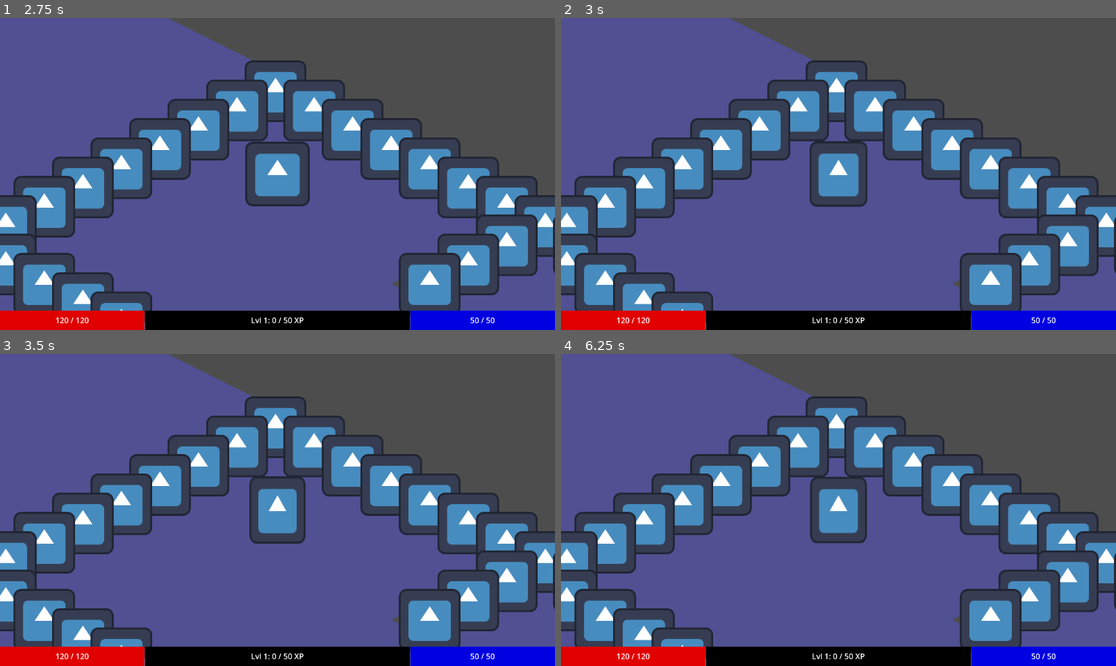
Above: before the commit, frames 1-4 (two rows, left to right).
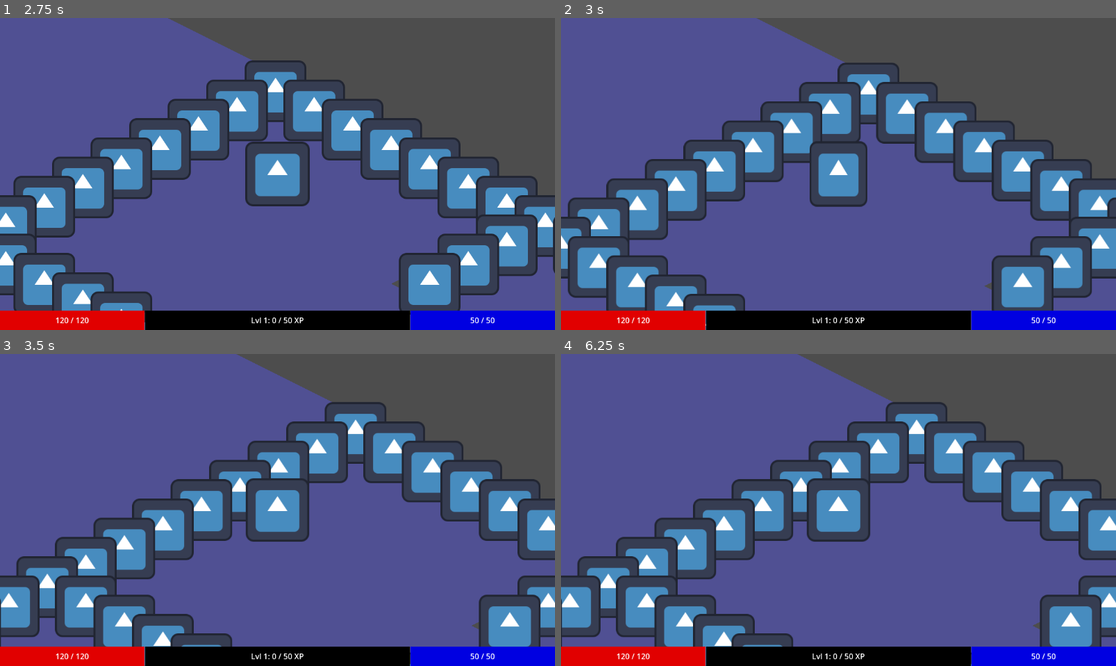
Above: after the commit, the same moments.

Repository: PietPadda/Godot_2D_ARPG
Game: Godot game, scene res://scenes/ui/main_menu.tscn
Two runs of this game, one before a commit and one after it. Both use one fixed random seed, a clock stepped at 60 frames per second and the inputs below. The engine's default icon, where the game draws it, is replaced by a stand-in: a white triangle on a blue panel in a dark square.
Inputs (mouse positions are in pixels of both pictures, inside the frame that each line leads up to):
- Up to frame 1 (2.75 s): click (22, 42) at 0.52 s; type "12" at 0.6 s; click "Host Game" at 1.25 s; tap Enter at 2 s; move the mouse to (399, 158) at 2.02 s; hold E (interact) from 2.03 s (still down); click (399, 158) at 2.17 s
- Up to frame 2 (3 s): tap Space at 2.75 s; move the mouse to (727, 189) at 2.77 s; release E (interact) at 2.78 s; click (727, 189) at 2.85 s
- Up to frame 3 (3.5 s): no input
- Up to frame 4 (6.25 s): move the mouse to (894, 441) at 3.52 s; tap I (toggle_character_sheet) at 3.6, 5.85 s; click (894, 441) at 3.67 s; move the mouse to (938, 369) at 4.27 s; tap E (interact) at 4.35 s; click (938, 369) at 4.42 s; tap Enter at 5 s; move the mouse to (938, 400) at 5.02 s; press the mouse at (938, 400) at 5.03 s; move the mouse to (938, 435) at 5.77 s; release the mouse at (938, 435) at 5.78 s; click (938, 435) at 5.92 s

Frame 1 is identical in both runs. In frame 2, 28% of the frame differs, in the area x 0-100%, y 0-99%; in frame 3, 40%; in frame 4, 40%, in the area x 0-100%, y 0-100%.
Error before the commit: Invalid call. Nonexistent function 'release_tile_reservation' in base 'Node (GridManager)'. (res://scripts/components/grid_movement_component.gd:81)
Error after the commit: Invalid access to property or key 'release_all_but_current_tile' on a base object of type 'Node (GridManager)'. (res://scripts/components/grid_movement_compone…

Commit message:
feat(movement): implement transitional occupation in GridMovementComponent

Diff:
--- a/scripts/components/grid_movement_component.gd
+++ b/scripts/components/grid_movement_component.gd
@@ -31,6 +31,8 @@
 var _current_tile: Vector2i
 # We will create and manage a timer for handling blocked paths.
 var _repath_timer: Timer
+# We need to remember the tile we just left, so we can release it.
+var _previous_tile: Vector2i
 
 func _ready() -> void:
 	# We must wait a frame for the multiplayer authority to be assigned.
@@ -40,6 +42,8 @@
 	if owner.is_multiplayer_authority():
 		# Initial position update when the character first enters the scene.
 		_current_tile = Grid.world_to_map(owner.global_position)
+		# Set the previous tile to our starting tile initially.
+		_previous_tile = _current_tile
 		# Send the initial position via RPC to the server (player ID 1).
 		Grid.update_character_position.rpc_id(1, owner.get_path(), _current_tile)
 
@@ -74,13 +78,15 @@
 
 # Stops all current movement immediately.
 func stop() -> void:
+	# When we stop, we should release all occupied tiles except our current one.
+	if owner.is_multiplayer_authority():
+		Grid.release_all_but_current_tile.rpc_id(1, owner.get_path(), _current_tile)
+
 	move_path.clear() # clear the current path
 	is_moving = false # set to no longer moving
 	character_body.velocity = Vector2.ZERO # Ensure physics velocity is also stopped
-	# When we stop, we must release any tile reservation we hold.
-	Grid.release_tile_reservation(owner)
 
-	# THE FIX: Only try to stop the timer if it has been created.
+	# Only try to stop the timer if it has been created.
 	if is_instance_valid(_repath_timer):
 		# ensure the timer is stopped.
 		_repath_timer.stop()
@@ -97,24 +103,19 @@
 	# "Peek" at the next waypoint's tile.
 	var next_tile = Grid.world_to_map(move_path[0])
 
-	# Try to reserve the next tile.
-	if Grid.reserve_tile(owner, next_tile):
-		# SUCCESS: The tile is ours. Proceed with movement.
-		# THE FIX: Add the same safety check here.
-		if is_instance_valid(_repath_timer):
-			_repath_timer.stop() # No need to wait.
-		is_moving = true # still moving
-		current_target_pos = move_path[0] # set new target
-		move_path.remove_at(0) # remove it
-		return true # continue moving (bool allows func call)
-	else:
-		# FAILURE: The tile is reserved by someone else. We must wait.
-		is_moving = false
-		character_body.velocity = Vector2.ZERO
-		# Add a safety check before trying to start the timer.
-		if is_instance_valid(_repath_timer):
-			_repath_timer.start() # Start the patience timer.
-		return false # dont move
+	# Proactively occupy the next tile. We send the request to the server.
+	if owner.is_multiplayer_authority():
+		# We will create this occupy_tile RPC in the GridManager next.
+		Grid.occupy_tile.rpc_id(1, owner.get_path(), next_tile)
+
+	# NOTE: We are assuming the occupation will succeed. The server is the authority.
+	# The path we received was already checked for validity.
+	if is_instance_valid(_repath_timer):
+		_repath_timer.stop() # No need to wait.
+	is_moving = true # still moving
+	current_target_pos = move_path[0] # set new target
+	move_path.remove_at(0) # remove it
+	return true # continue moving (bool allows func call)
 
 func _physics_process(_delta: float) -> void:
 	if not is_moving:
@@ -131,6 +132,13 @@
 
 	# Check if we've arrived at the current waypoint.
 	if character_body.global_position.distance_to(current_target_pos) < STOPPING_DISTANCE:
+		# We have arrived at the 'current_tile'. Now we release the 'previous_tile'.
+		if owner.is_multiplayer_authority():
+			Grid.release_occupied_tile.rpc_id(1, owner.get_path(), _previous_tile)
+
+		# Update our trackers for the next move.
+		_previous_tile = _current_tile
+
 		# We emit the signal BEFORE getting the next waypoint.
 		# This lets any listener (like a state machine) react to the progress.
 		emit_signal("waypoint_reached")
@@ -152,11 +160,6 @@
 	if new_tile != _current_tile:
 		_current_tile = new_tile
 
-		# If they have, we notify the GridManager of their new position.
-		# Only the authority for this character sends the update to the server.
-		if owner.is_multiplayer_authority():
-			Grid.update_character_position.rpc_id(1, owner.get_path(), new_tile)
-
 # --- Signal Handlers ---
 # This function runs after our short "patience" delay.
 func _on_repath_timer_timeout() -> void:
